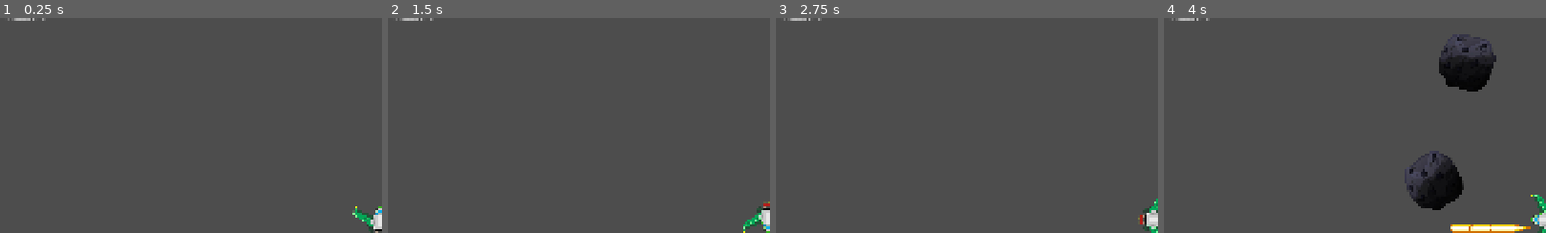
Above: before the commit, frames 1-4 (left to right).
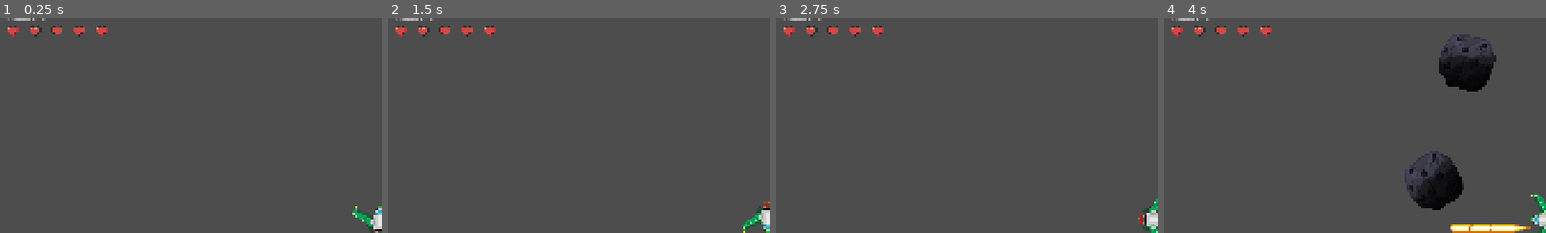
Above: after the commit, the same moments.

Repository: Mirguini/AsteroidZ
Game: Godot game, scene res://MainScene/Main.tscn
The game is run twice, just before and just after one commit, with the same random seed, the same clock (stepped at 60 frames per second) and the same inputs.
Inputs (mouse positions are % of the whole screen's width and height, from its top left):
- Up to frame 1 (0.25 s): no input
- Up to frame 2 (1.5 s): move the mouse to (72, 45) at 0.52 s; press the mouse at (72, 45) at 0.53 s; hold D (moveRight) 0.53-1.28 s; move the mouse to (30, 55) at 1.27 s; release the mouse at (30, 55) at 1.28 s; hold S (moveDown) from 1.28 s (still down); click (30, 55) at 1.35 s
- Up to frame 3 (2.75 s): move the mouse to (60, 28) at 2.02 s; release S (moveDown) at 2.03 s; press the mouse at (60, 28) at 2.03 s; hold D (moveRight) from 2.03 s (still down)
- Up to frame 4 (4 s): tap Enter at 2.75 s; move the mouse to (45, 70) at 2.77 s; release D (moveRight) at 2.78 s; release the mouse at (45, 70) at 2.78 s; hold W (moveUp) 2.78-3.53 s; click (45, 70) at 2.85 s; move the mouse to (80, 65) at 3.52 s; press the mouse at (80, 65) at 3.53 s; hold A (moveLeft) from 3.53 s (still down)
The pictures show only the part of the screen within x 0-50%, y 3-53%; the shares and areas given below are measured in that part.

The runs differ from the first frame. In frame 1, 0.5% of the frame differs, in the area x 2-29%, y 3-9%; in frame 2, 0.5%; in frame 3, 0.5%; in frame 4, 0.5%.

Commit message:
Gestión de Vida y UI
Implementada la lógica de daño/vida para que en cuanto la nave choque con los asteroides pierda vida, si choca 5 veces pierde y se reinicia el juego

Diff:
--- /dev/null
+++ b/asteroid-z/HeartsUI.gd
@@ -0,0 +1,25 @@
+extends HBoxContainer
+
+var _player: Node = null
+var _hearts: Array[TextureRect] = []
+
+func _ready() -> void:
+	_hearts = []
+	for c in get_children():
+		if c is TextureRect:
+			_hearts.append(c)
+
+	# Espera 1 frame para que el PlayerSpawner haya instanciado al jugador.
+	await get_tree().process_frame
+
+	_player = get_tree().get_first_node_in_group("player")
+	if _player == null:
+		push_warning("HeartsUI: no encuentro un nodo en el grupo 'player'.")
+		return
+
+	_player.connect("health_changed", Callable(self, "_on_health_changed"))
+
+func _on_health_changed(current: int, max: int) -> void:
+	# Muestra tantos corazones como vida haya
+	for i in range(_hearts.size()):
+		_hearts[i].modulate.a = 1.0 if i < current else 0.2
--- a/asteroid-z/MainScene/Main.tscn
+++ b/asteroid-z/MainScene/Main.tscn
@@ -7,6 +7,8 @@
 [ext_resource type="Script" uid="uid://caxvwlww7aapp" path="res://ScoreManager.gd" id="5_wuaen"]
 [ext_resource type="Script" uid="uid://bji2r7r5g3u7t" path="res://MainScene/DamageFlash.gd" id="6_qt16b"]
 [ext_resource type="Script" uid="uid://b8in2y54ytd7h" path="res://MainScene/PauseController.gd" id="7_3dbgo"]
+[ext_resource type="Texture2D" uid="uid://w53sgerwogmt" path="res://Player/Icons/Heart-removebg-preview.png" id="7_eo7vj"]
+[ext_resource type="Script" uid="uid://bdjj2drm52cx" path="res://HeartsUI.gd" id="7_smvwh"]
 [ext_resource type="PackedScene" uid="uid://qb434a0p45f5" path="res://PauseMenu.tscn" id="8_8xi1u"]
 
 [node name="MainScene" type="Node2D"]
@@ -46,6 +48,49 @@
 color = Color(1.2700006, 0, 0, 0)
 script = ExtResource("6_qt16b")
 
+[node name="HeartsUI" type="HBoxContainer" parent="CanvasLayer"]
+offset_left = 12.0
+offset_top = 42.0
+offset_right = 286.0
+offset_bottom = 92.0
+theme_override_constants/separation = 6
+script = ExtResource("7_smvwh")
+
+[node name="Heart1" type="TextureRect" parent="CanvasLayer/HeartsUI"]
+custom_minimum_size = Vector2(50, 50)
+layout_mode = 2
+texture = ExtResource("7_eo7vj")
+expand_mode = 1
+stretch_mode = 5
+
+[node name="Heart2" type="TextureRect" parent="CanvasLayer/HeartsUI"]
+custom_minimum_size = Vector2(50, 50)
+layout_mode = 2
+texture = ExtResource("7_eo7vj")
+expand_mode = 1
+stretch_mode = 5
+
+[node name="Heart3" type="TextureRect" parent="CanvasLayer/HeartsUI"]
+custom_minimum_size = Vector2(50, 50)
+layout_mode = 2
+texture = ExtResource("7_eo7vj")
+expand_mode = 1
+stretch_mode = 5
+
+[node name="Heart4" type="TextureRect" parent="CanvasLayer/HeartsUI"]
+custom_minimum_size = Vector2(50, 50)
+layout_mode = 2
+texture = ExtResource("7_eo7vj")
+expand_mode = 1
+stretch_mode = 5
+
+[node name="Heart5" type="TextureRect" parent="CanvasLayer/HeartsUI"]
+custom_minimum_size = Vector2(50, 50)
+layout_mode = 2
+texture = ExtResource("7_eo7vj")
+expand_mode = 1
+stretch_mode = 5
+
 [node name="PauseController" type="Node" parent="."]
 process_mode = 3
 script = ExtResource("7_3dbgo")
--- a/asteroid-z/Player/playerController.gd
+++ b/asteroid-z/Player/playerController.gd
@@ -1,18 +1,30 @@
 extends CharacterBody2D
 
+signal health_changed(current: int, max: int)
+signal died
+
+@export var max_health: int = 5
+var health: int
+
 @onready var shoot_sfx: AudioStreamPlayer2D = $ShootSfx
+@onready var muzzle: Marker2D = $Muzzle
 
 @export var speed := 600.0
 @export var hit_cd := 0.35
 
+@export var bullet: PackedScene
+@export var fireCd: float = 0.15
+
 var _can_take_hit := true
-
+var canShoot := true
 var aimDir := Vector2.RIGHT
 
-@export var bullet: PackedScene
-@export var fireCd: float = 0.15
-@onready var muzzle: Marker2D = $Muzzle
-var canShoot := true
+
+func _ready() -> void:
+	add_to_group("player")
+	health = max_health
+	emit_signal("health_changed", health, max_health)
+
 
 func _process(delta: float) -> void:
 	var input_vector = Vector2.ZERO
@@ -30,11 +42,13 @@
 	if Input.is_action_pressed("Shoot"):
 		tryShoot()
 
+
 func _snap_to_cardinal(v: Vector2) -> Vector2:
 	if abs(v.x) > abs(v.y):
 		return Vector2.RIGHT if v.x > 0.0 else Vector2.LEFT
 	else:
 		return Vector2.DOWN if v.y > 0.0 else Vector2.UP
+
 
 func _apply_rotation_from_aim(dir: Vector2) -> void:
 	if dir == Vector2.RIGHT:
@@ -45,6 +59,7 @@
 		rotation = 0.0
 	else:
 		rotation = deg_to_rad(180)
+
 
 func tryShoot() -> void:
 	if not canShoot:
@@ -61,7 +76,6 @@
 
 	var b = bullet.instantiate()
 	b.global_position = muzzle.global_position
-
 	if "direction" in b:
 		b.direction = aimDir
 
@@ -70,12 +84,24 @@
 	await get_tree().create_timer(fireCd).timeout
 	canShoot = true
 
+
 func take_hit() -> void:
 	if not _can_take_hit:
 		return
 
 	_can_take_hit = false
 
+	# Restar vida y avisar al HUD
+	health = max(0, health - 1)
+	emit_signal("health_changed", health, max_health)
+
+	# Si muere, reinicia (o aquí puedes poner Game Over)
+	if health <= 0:
+		emit_signal("died")
+		get_tree().reload_current_scene()
+		return
+
+	# Efectos de daño (lo que ya tenías)
 	var flash := get_tree().get_first_node_in_group("damage_flash")
 	if flash != null:
 		flash.call("flash")
Not shown, added: asteroid-z/HeartsUI.gd.uid
Not shown: 1 places in asteroid-z/MainScene/Main.tscn that only renumber resources
